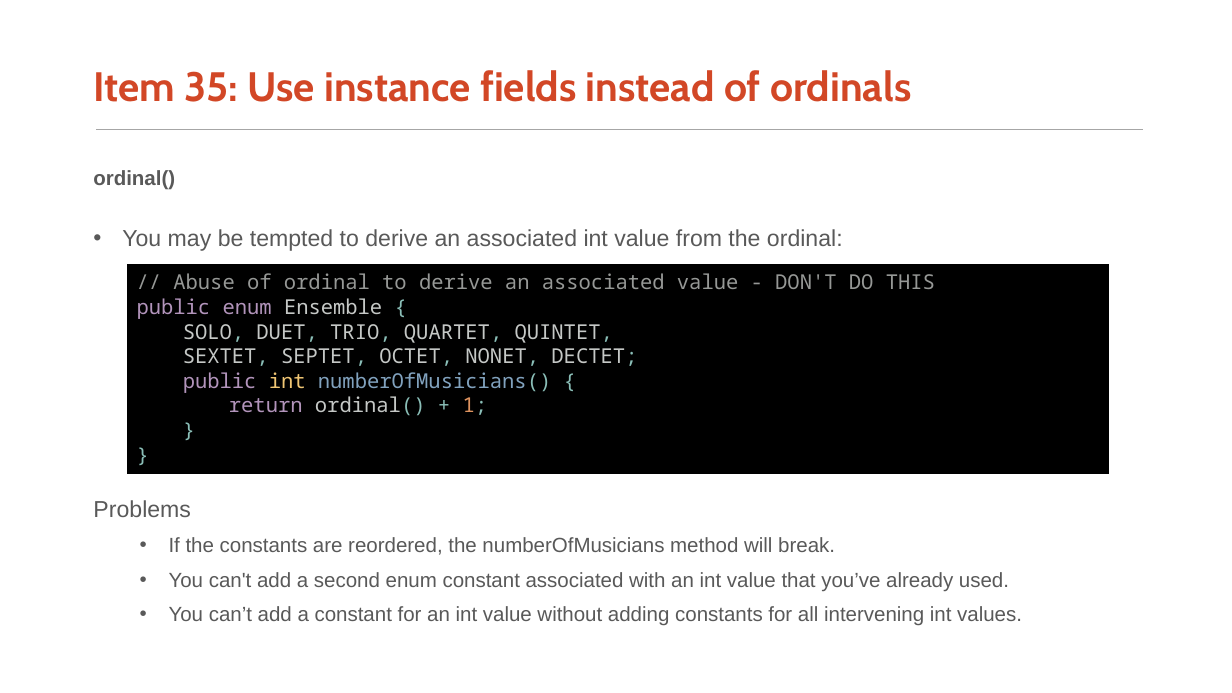
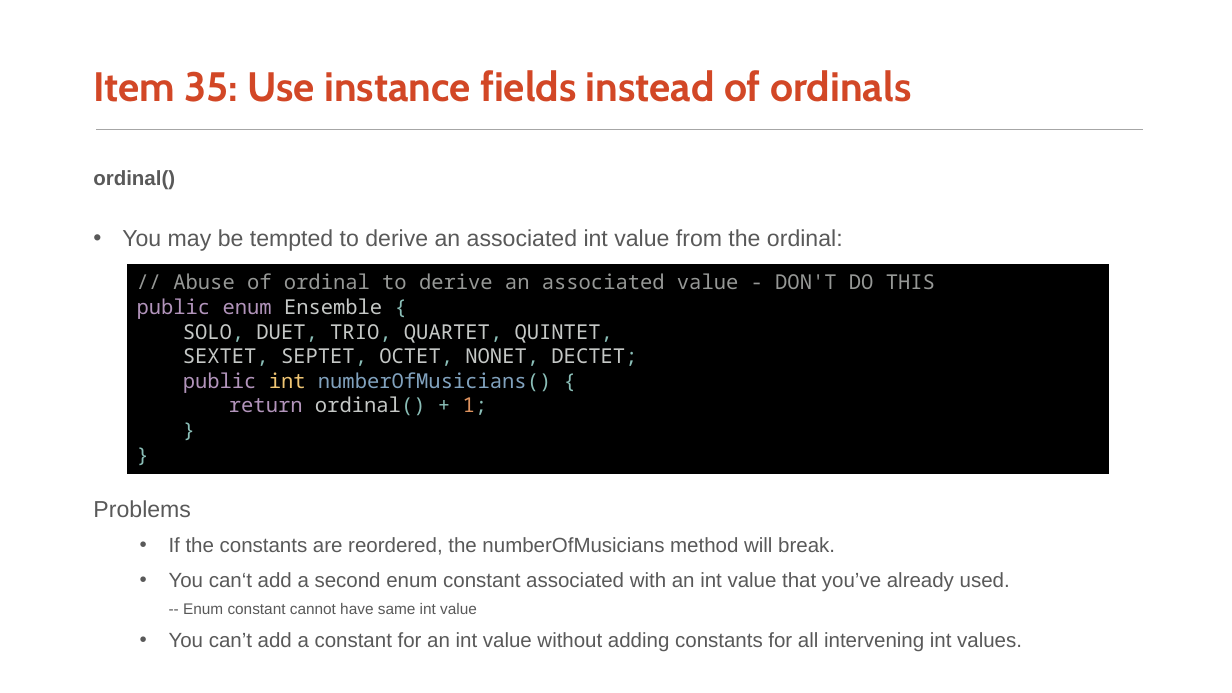
Before and after one commit to AlphaWang/alpha-effective-java-3e, a slide deck: slide 6 of 6_enums_and_annotations/EffectiveJava3rd_Chapter6.pptx (slide 7 before the commit). Drawn at 1232x693 pixels with LibreOffice and Linux fonts; fonts in the diff are those of the drawing. Boxes give left, top, right and bottom in pixels: in the first picture for what was removed or moved away, otherwise in the second. Text is boxed around its words. In the diff, an @@ line names an element or a change of style, - is before the commit and + after.

```diff
--- a/6_enums_and_annotations/EffectiveJava3rd_Chapter6.pptx
+++ b/6_enums_and_annotations/EffectiveJava3rd_Chapter6.pptx
@@ text at (x1=169, y1=572, x2=1010, y2=614): text changed @@
-  • You can't add a second enum constant associated with an int value that you’ve already used.
+  • You can‘t add a second enum constant associated with an int value that you’ve already used.
+    -- Enum constant cannot have same int value
```
Also in this commit, not shown: 5 other slides changed, 1 slide removed, 4 other files.
